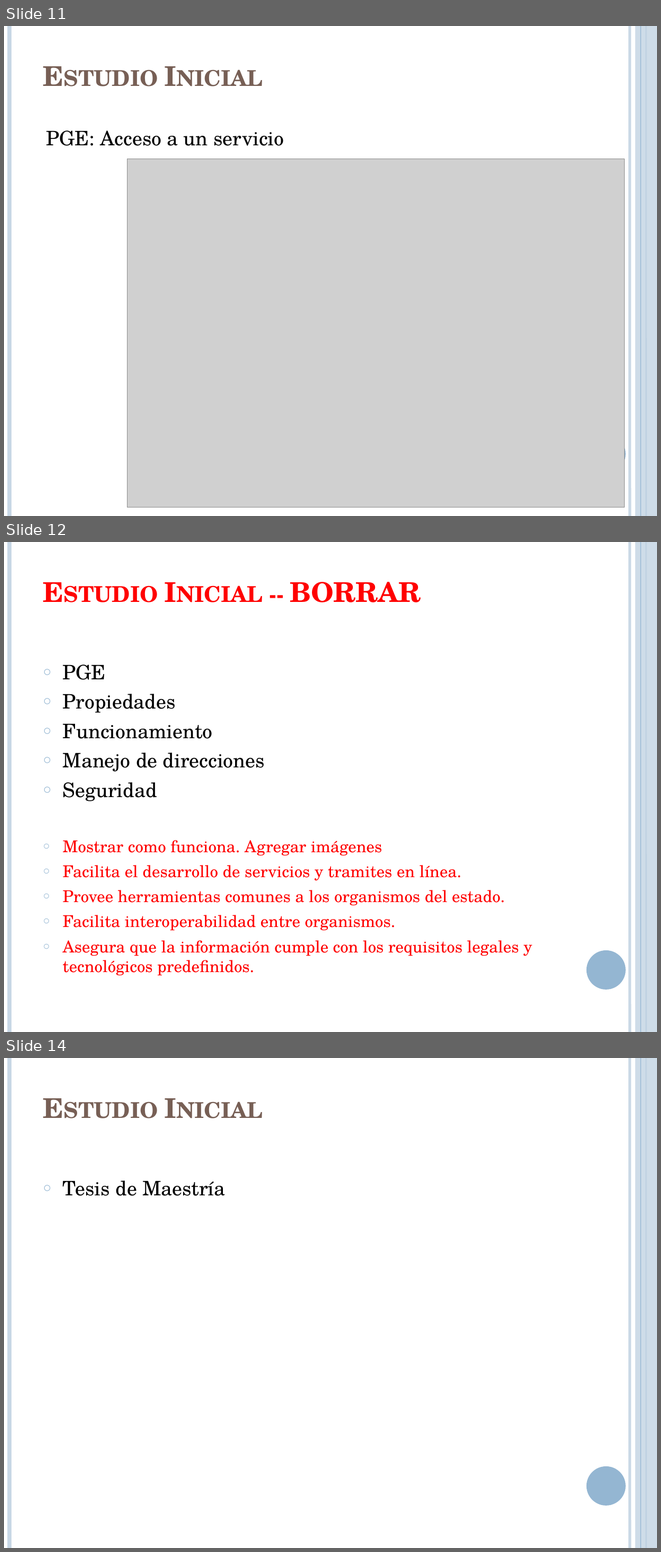
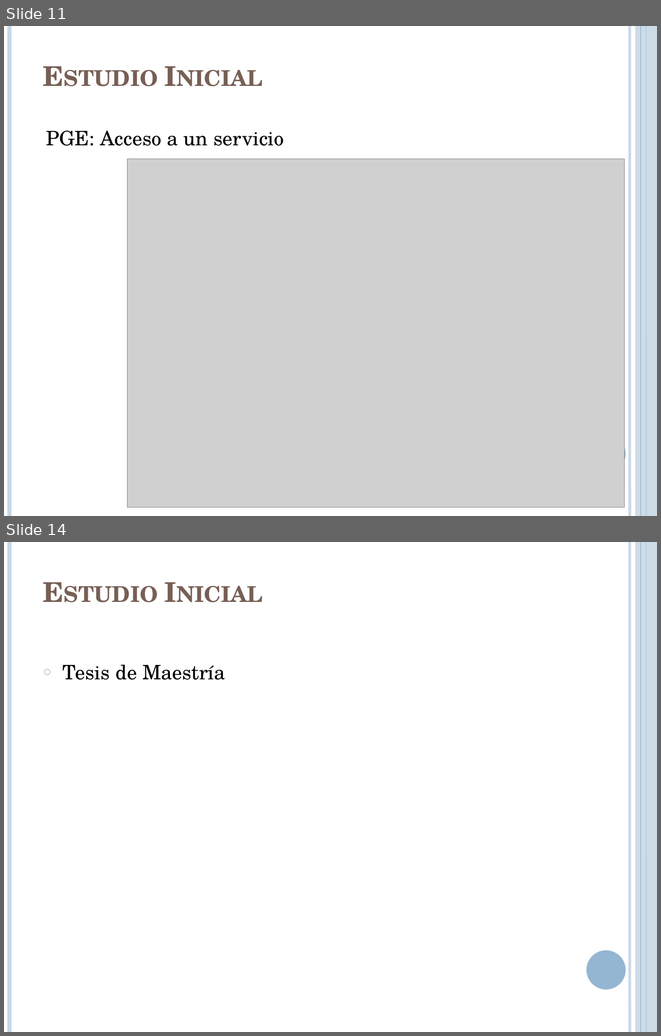
Before and after one commit to lcpaso1/integracion-gis-pge, a slide deck: Presentacion.pptx. Shown one above the other, each under a label of ours: slides 11, 12 and 14 before the commit, slides 11 and 14 after it; the slides between them are not shown. The pictures are 661x1552 and 661x1036 pixels, drawn with LibreOffice and Linux fonts; fonts in the diff are those of the drawing; grey boxes stand for pictures. Boxes give left, top, right and bottom in pixels: in the first picture for what was removed or moved away, otherwise in the second. Text is boxed around its words. In the diff, an @@ line names an element or a change of style, - is before the commit and + after.

```diff
--- a/Presentacion.pptx
+++ b/Presentacion.pptx
@@ slide 12 removed at (4, 542, 657, 1032), background #FFFFFF; not listed: 6 template elements that a slide beside it also shows @@
@@ title removed at (290, 582, 421, 602) @@
-Estudio Inicial -- BORRAR
@@ text removed at (63, 664, 532, 976) @@
-○ PGE
-○ Propiedades
-○ Funcionamiento
-○ Manejo de direcciones
-○ Seguridad
-○ Mostrar como funciona. Agregar imágenes
-○ Facilita el desarrollo de servicios y tramites en línea.
-○ Provee herramientas comunes a los organismos del estado.
-○ Facilita interoperabilidad entre organismos.
-○ Asegura que la información cumple con los requisitos legales y tecnológicos predefinidos.
```
Also in this commit, not shown: 1 slide changed, 1 slide added.
